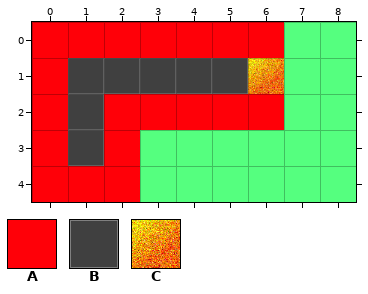
One commit to this Tiled map: res/HD/nivel02.tmx. The picture above is the old version.
Cells are 64x64 px. Shown: x 0..8, y 0..4. The old version is drawn lined up with the new one.
Key: from "pared": A 0; from "piso": B 0; from "portal": C 0.
_ is an empty cell, # one hidden under a higher layer.
Layer "piso" before, first column x 0:
0 _________
1 _BBBBB#__
2 _B_______
3 _B_______
4 _________
Layer "paredes" before, first column x 0:
0 AAAAAAA__
1 A________
2 A_AAAAA__
3 A_A______
4 AAA______
Once edited:
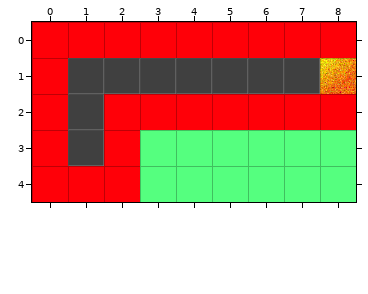
From the commit log: Maps are now adjusted to viewport's size
Edits made:
map size 7x7 -> 9x5 cells (old content now starts at 0,-2; both pictures use the new coordinates)
Layer "piso":
y 1: x 7 _ -> B
Layer "paredes":
y 0: x 7..8 __ -> AA
y 2: x 7..8 __ -> AA
Layer "portal":
y 1: x 6 C -> _; x 8 _ -> C
Boxes around the changes in both pictures, in picture pixels (x1, y1, x2, y2):
changed: (248, 22, 356, 130)
